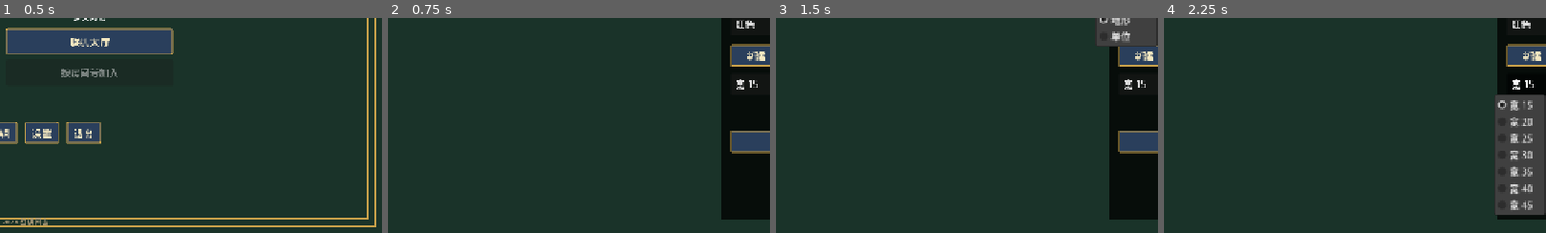
Above: before the commit, frames 1-4 (left to right).
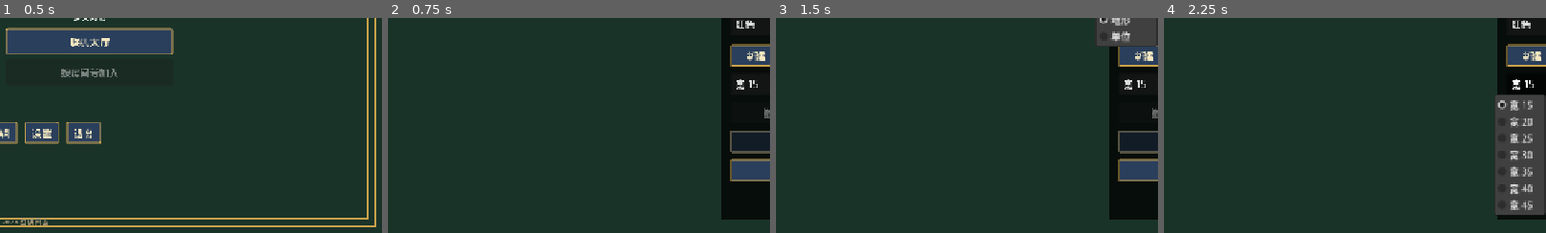
Above: after the commit, the same moments.

Repository: iris0heartmade/battleblitz
Game: Godot game, scene res://scenes/main.tscn
The game is run twice, just before and just after one commit, with the same random seed, the same clock (stepped at 60 frames per second) and the same inputs.
Inputs:
- Up to frame 1 (0.5 s): no input
- Up to frame 2 (0.75 s): click "地图编辑" at 0.5 s
- Up to frame 3 (1.5 s): click "地形" at 1.25 s
- Up to frame 4 (2.25 s): click "宽 15" at 2 s
The pictures show only the part of the screen within x 50-100%, y 50-100%; the shares and areas given below are measured in that part.

Frame 1 is identical in both runs. In frame 2, 2.2% of the frame differs, in the area x 89-100%, y 41-76%; in frame 3, 2.2%; in frame 4, nothing differs.

Commit message:
完善 Godot 地图编辑器撤销重做

Diff:
--- a/godot-client/scenes/main.tscn
+++ b/godot-client/scenes/main.tscn
@@ -397,18 +397,34 @@
 offset_bottom = 440.0
 text = "应用尺寸"
 
+[node name="EditorUndoBtn" type="Button" parent="EditorView/EditorPanel"]
+offset_left = 16.0
+offset_top = 452.0
+offset_right = 156.0
+offset_bottom = 488.0
+text = "撤销"
+disabled = true
+
+[node name="EditorRedoBtn" type="Button" parent="EditorView/EditorPanel"]
+offset_left = 164.0
+offset_top = 452.0
+offset_right = 320.0
+offset_bottom = 488.0
+text = "重做"
+disabled = true
+
 [node name="EditorBackBtn" type="Button" parent="EditorView/EditorPanel"]
+offset_left = 16.0
+offset_top = 548.0
+offset_right = 320.0
+offset_bottom = 584.0
+text = "返回主菜单"
+
+[node name="EditorDeleteBtn" type="Button" parent="EditorView/EditorPanel"]
 offset_left = 16.0
 offset_top = 500.0
 offset_right = 320.0
 offset_bottom = 536.0
-text = "返回主菜单"
-
-[node name="EditorDeleteBtn" type="Button" parent="EditorView/EditorPanel"]
-offset_left = 164.0
-offset_top = 452.0
-offset_right = 320.0
-offset_bottom = 488.0
 text = "删除地图"
 disabled = true
 
--- a/godot-client/scripts/main.gd
+++ b/godot-client/scripts/main.gd
@@ -215,6 +215,8 @@
 @onready var editor_width_option: OptionButton = $EditorView/EditorPanel/EditorWidthOption
 @onready var editor_height_option: OptionButton = $EditorView/EditorPanel/EditorHeightOption
 @onready var editor_resize_btn: Button = $EditorView/EditorPanel/EditorResizeBtn
+@onready var editor_undo_btn: Button = $EditorView/EditorPanel/EditorUndoBtn
+@onready var editor_redo_btn: Button = $EditorView/EditorPanel/EditorRedoBtn
 @onready var editor_status: Label = $EditorView/EditorPanel/EditorStatus
 @onready var editor_new_btn: Button = $EditorView/EditorPanel/EditorNewBtn
 @onready var editor_save_btn: Button = $EditorView/EditorPanel/EditorSaveBtn
@@ -227,6 +229,9 @@
 var _editor_unit_types: Array[String] = ["swordsman", "archer", "knight", "healer", "warlock"]
 var _editor_unit_colors: Array[String] = ["red", "blue", "green", "yellow"]
 var _editor_size_choices: Array[int] = [15, 20, 25, 30, 35, 40, 45]
+var _editor_undo_stack: Array[Dictionary] = []
+var _editor_redo_stack: Array[Dictionary] = []
+const _EDITOR_HISTORY_LIMIT := 50
 
 @onready var lobby_view: Control = $Lobby
 @onready var lobby_status_label: Label = $Lobby/LobbyFrame/LobbyInfoBar/LobbyStatus
@@ -393,6 +398,10 @@
 		editor_delete_btn.pressed.connect(_on_editor_delete_pressed)
 	if editor_resize_btn != null and is_instance_valid(editor_resize_btn):
 		editor_resize_btn.pressed.connect(_on_editor_resize_pressed)
+	if editor_undo_btn != null and is_instance_valid(editor_undo_btn):
+		editor_undo_btn.pressed.connect(_on_editor_undo_pressed)
+	if editor_redo_btn != null and is_instance_valid(editor_redo_btn):
+		editor_redo_btn.pressed.connect(_on_editor_redo_pressed)
 	if editor_map_select_option != null and is_instance_valid(editor_map_select_option):
 		editor_map_select_option.item_selected.connect(_on_editor_map_selected)
 	if editor_back_btn != null and is_instance_valid(editor_back_btn):
@@ -1831,6 +1840,16 @@
 # ============================================================
 
 func _unhandled_input(event: InputEvent) -> void:
+	if event is InputEventKey and event.pressed and not event.echo:
+		if editor_view != null and is_instance_valid(editor_view) and editor_view.visible and event.ctrl_pressed:
+			if event.keycode == KEY_Z:
+				_on_editor_undo_pressed()
+				get_viewport().set_input_as_handled()
+				return
+			if event.keycode == KEY_Y:
+				_on_editor_redo_pressed()
+				get_viewport().set_input_as_handled()
+				return
 	# ESC 键暂停 / 关闭上层面板(只在 game view)
 	if event.is_action_pressed("pause"):
 		# 优先级:settings_panel 打开 → 关 settings;否则 toggle pause
@@ -2896,6 +2915,7 @@
 	_setup_editor_options()
 	if _editor_map.is_empty():
 		_editor_map = _build_blank_editor_map()
+		_reset_editor_history()
 	_render_editor_map()
 	if editor_status != null and is_instance_valid(editor_status):
 		editor_status.text = "地图编辑器已就绪。"
@@ -3130,6 +3150,81 @@
 	if _editor_map.is_empty():
 		return
 	editor_board.load_map(_editor_map)
+	_update_editor_history_buttons()
+
+
+func _snapshot_editor_map() -> Dictionary:
+	if _editor_map.is_empty():
+		return {}
+	return (_editor_map.duplicate(true) as Dictionary)
+
+
+func _push_editor_history() -> void:
+	var snapshot := _snapshot_editor_map()
+	if snapshot.is_empty():
+		return
+	_editor_undo_stack.append(snapshot)
+	if _editor_undo_stack.size() > _EDITOR_HISTORY_LIMIT:
+		_editor_undo_stack.pop_front()
+	_editor_redo_stack.clear()
+	_update_editor_history_buttons()
+
+
+func _reset_editor_history() -> void:
+	_editor_undo_stack.clear()
+	_editor_redo_stack.clear()
+	_update_editor_history_buttons()
+
+
+func _update_editor_history_buttons() -> void:
+	if editor_undo_btn != null and is_instance_valid(editor_undo_btn):
+		editor_undo_btn.disabled = _editor_undo_stack.is_empty()
+	if editor_redo_btn != null and is_instance_valid(editor_redo_btn):
+		editor_redo_btn.disabled = _editor_redo_stack.is_empty()
+
+
+func _restore_editor_snapshot(snapshot: Dictionary) -> void:
+	_editor_map = snapshot.duplicate(true)
+	var size: Dictionary = _editor_map.get("size", {})
+	_select_editor_size_option(editor_width_option, int(size.get("width", 15)))
+	_select_editor_size_option(editor_height_option, int(size.get("height", 15)))
+	if editor_map_name_input != null and is_instance_valid(editor_map_name_input):
+		editor_map_name_input.text = str(_editor_map.get("name", "自定义地图"))
+	if editor_biome_option != null and is_instance_valid(editor_biome_option):
+		match str(_editor_map.get("biome", "grass")):
+			"snow":
+				editor_biome_option.select(1)
+			"desert":
+				editor_biome_option.select(2)
+			_:
+				editor_biome_option.select(0)
+	_render_editor_map()
+
+
+func _on_editor_undo_pressed() -> void:
+	if _editor_undo_stack.is_empty():
+		return
+	var current := _snapshot_editor_map()
+	if not current.is_empty():
+		_editor_redo_stack.append(current)
+	var previous: Dictionary = _editor_undo_stack.pop_back()
+	_restore_editor_snapshot(previous)
+	if editor_status != null and is_instance_valid(editor_status):
+		editor_status.text = "已撤销上一步编辑。"
+	_update_editor_history_buttons()
+
+
+func _on_editor_redo_pressed() -> void:
+	if _editor_redo_stack.is_empty():
+		return
+	var current := _snapshot_editor_map()
+	if not current.is_empty():
+		_editor_undo_stack.append(current)
+	var next: Dictionary = _editor_redo_stack.pop_back()
+	_restore_editor_snapshot(next)
+	if editor_status != null and is_instance_valid(editor_status):
+		editor_status.text = "已重做上一步编辑。"
+	_update_editor_history_buttons()
 
 
 func _paint_editor_tile(tile: Vector2i) -> void:
@@ -3147,6 +3242,9 @@
 	if tile.x >= row.length():
 		return
 	var terrain_char := _selected_editor_terrain_char()
+	if row.substr(tile.x, 1) == terrain_char:
+		return
+	_push_editor_history()
 	layout[tile.y] = row.substr(0, tile.x) + terrain_char + row.substr(tile.x + 1)
 	_editor_map["layout"] = layout
 	_render_editor_map()
@@ -3177,8 +3275,9 @@
 			removed = true
 			continue
 		next_units.append(unit)
-	_editor_map["initial_units"] = next_units
 	if removed:
+		_push_editor_history()
+		_editor_map["initial_units"] = next_units
 		_render_editor_map()
 		if editor_status != null and is_instance_valid(editor_status):
 			editor_status.text = "已移除 %d,%d 的单位" % [tile.x, tile.y]
@@ -3207,6 +3306,7 @@
 		"color": _selected_editor_unit_color(),
 		"level": _selected_editor_unit_level(),
 	})
+	_push_editor_history()
 	_editor_map["initial_units"] = next_units
 	_render_editor_map()
 	if editor_status != null and is_instance_valid(editor_status):
@@ -3216,6 +3316,8 @@
 
 
 func _on_editor_new_pressed() -> void:
+	if not _editor_map.is_empty():
+		_push_editor_history()
 	_editor_map = _build_blank_editor_map()
 	_render_editor_map()
 	if editor_status != null and is_instance_valid(editor_status):
@@ -3227,6 +3329,11 @@
 		_editor_map = _build_blank_editor_map()
 	var new_width := _selected_editor_size(editor_width_option)
 	var new_height := _selected_editor_size(editor_height_option)
+	var current_size: Dictionary = _editor_map.get("size", {})
+	if int(current_size.get("width", 0)) == new_width and int(current_size.get("height", 0)) == new_height:
+		if editor_status != null and is_instance_valid(editor_status):
+			editor_status.text = "尺寸未变化。"
+		return
 	var layout: Array = _editor_map.get("layout", [])
 	var new_layout: Array[String] = []
 	for y in range(new_height):
@@ -3243,6 +3350,7 @@
 	for unit in units:
 		if unit is Dictionary and int(unit.get("x", -1)) < new_width and int(unit.get("y", -1)) < new_height:
 			kept_units.append(unit)
+	_push_editor_history()
 	_editor_map["size"] = {"width": new_width, "height": new_height}
 	_editor_map["layout"] = new_layout
 	_editor_map["initial_units"] = kept_units
@@ -3342,6 +3450,7 @@
 func _on_editor_load_response(body: Variant, code: int = 0) -> void:
 	if code >= 200 and code < 300 and body is Dictionary:
 		_editor_map = body
+		_reset_editor_history()
 		if editor_map_name_input != null and is_instance_valid(editor_map_name_input):
 			editor_map_name_input.text = str(body.get("name", "自定义地图"))
 		var biome := str(body.get("biome", "grass"))
@@ -3407,6 +3516,7 @@
 func _on_editor_save_response(body: Variant, code: int = 0) -> void:
 	if code >= 200 and code < 300 and body is Dictionary:
 		_editor_map = body
+		_reset_editor_history()
 		_render_editor_map()
 		_upsert_editor_map_as_lobby_preset(body)
 		if editor_status != null and is_instance_valid(editor_status):
--- a/godot-client/tools/smoke_test.gd
+++ b/godot-client/tools/smoke_test.gd
@@ -151,6 +151,10 @@
 		"map editor should expose a height selector")
 	_assert_true("EditorView has EditorResizeBtn", main_check.get_node_or_null("EditorView/EditorPanel/EditorResizeBtn") != null,
 		"map editor should expose a resize action")
+	_assert_true("EditorView has EditorUndoBtn", main_check.get_node_or_null("EditorView/EditorPanel/EditorUndoBtn") != null,
+		"map editor should expose undo for editing mistakes")
+	_assert_true("EditorView has EditorRedoBtn", main_check.get_node_or_null("EditorView/EditorPanel/EditorRedoBtn") != null,
+		"map editor should expose redo after undo")
 	_assert_true("EditorView has EditorSaveBtn", main_check.get_node_or_null("EditorView/EditorPanel/EditorSaveBtn") != null,
 		"map editor should expose a save action")
 	_assert_true("EditorView has EditorLoadBtn", main_check.get_node_or_null("EditorView/EditorPanel/EditorLoadBtn") != null,
@@ -518,6 +522,24 @@
 	var editor_layout: Array = editor_map.get("layout", [])
 	_assert_true("Editor terrain paint updates layout", str(editor_layout[1])[1] == "F",
 		"painting with the forest brush should mutate the editor layout")
+	var editor_undo_btn: Button = main_check.get_node("EditorView/EditorPanel/EditorUndoBtn")
+	var editor_redo_btn: Button = main_check.get_node("EditorView/EditorPanel/EditorRedoBtn")
+	_assert_true("Editor undo enables after paint", not editor_undo_btn.disabled,
+		"painting should push a history entry that can be undone")
+	_assert_true("Editor redo disabled before undo", editor_redo_btn.disabled,
+		"redo should stay disabled until an undo is performed")
+	main_check.call("_on_editor_undo_pressed")
+	editor_map = main_check.get("_editor_map")
+	editor_layout = editor_map.get("layout", [])
+	_assert_true("Editor undo restores terrain", str(editor_layout[1])[1] == "P",
+		"undo should restore the previous terrain at the painted tile")
+	_assert_true("Editor redo enables after undo", not editor_redo_btn.disabled,
+		"undo should make redo available")
+	main_check.call("_on_editor_redo_pressed")
+	editor_map = main_check.get("_editor_map")
+	editor_layout = editor_map.get("layout", [])
+	_assert_true("Editor redo reapplies terrain", str(editor_layout[1])[1] == "F",
+		"redo should reapply the terrain change")
 
 	main_check.set("_user_name", "Alice")
 	main_check.call("_on_mainline_start_response", {
Not shown, changed: docs/WebUI-vs-GodotClient-差异与计划.md
Not shown, changed: godot-client/README.md
